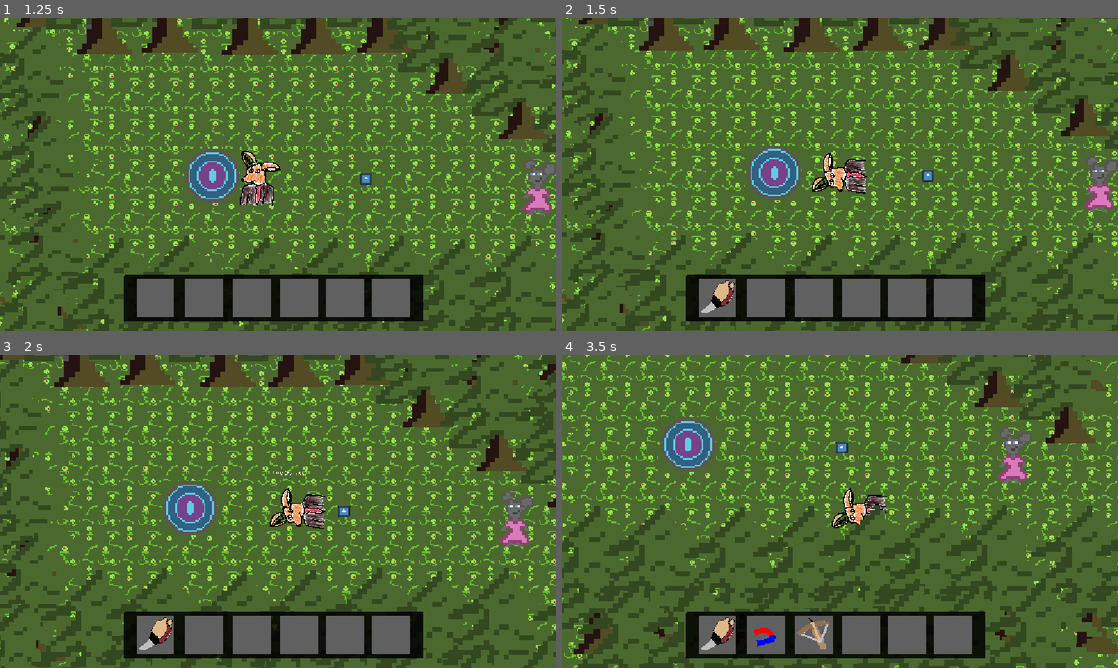
Above: before the commit, frames 1-4 (two rows, left to right).
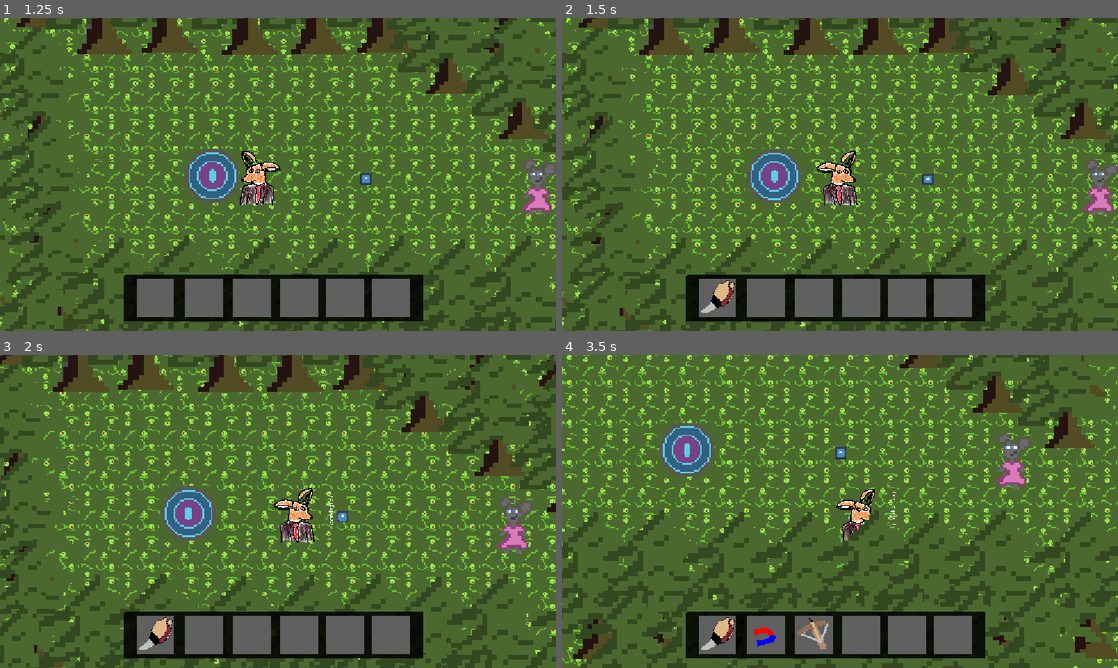
Above: after the commit, the same moments.

Repository: ygrecky/GameJam1
Game: Godot game, scene res://scenes/game_controller.tscn
Same seed, same stepped clock (60 frames per second), same inputs: the game is played once before the commit and once after it. The engine's default icon, where the game draws it, is replaced by a stand-in: a white triangle on a blue panel in a dark square.
Inputs (mouse positions are in pixels of both pictures, inside the frame that each line leads up to):
- Up to frame 1 (1.25 s): click (278, 215) at 0.5 s
- Up to frame 2 (1.5 s): hold Right (right) from 1.28 s (still down); hold 1 (Slot 1) from 1.28 s (still down)
- Up to frame 3 (2 s): keep holding Right (right); keep holding 1 (Slot 1)
- Up to frame 4 (3.5 s): release Right (right) at 2.03 s; release 1 (Slot 1) at 2.03 s; hold Down (down) 2.03-2.78 s; tap 2 (Slot 2) at 2.1 s; hold Right (right) from 2.78 s (still down); hold 3 (Slot 3) from 2.78 s (still down)

Frame 1 is identical in both runs. In frame 2, 26% of the frame differs, in the area x 0-100%, y 0-100%; in frame 3, 31%; in frame 4, 31%.

Commit message:
souris pnj

Diff:
--- /dev/null
+++ b/scenes/PNJ/souris.gd
@@ -0,0 +1,35 @@
+extends CharacterBody2D
+class_name Pnj
+
+@export var text_box: PackedScene
+
+
+var pnj_name = "Grand Maistre"
+var direction_x = -1
+var direction_y = 0
+var speed = 200
+
+var dialogue = [["test"],["test"],["aaaazaaaa"]]
+
+func ending_func() : pass
+@export var image_link : String
+@export var sprite : Sprite2D
+
+
+func talk_to():
+	var bdd = text_box.instantiate()
+	bdd.speakerPnj = self
+	bdd.dialogue = dialogue
+	bdd.speaker2 = pnj_name
+	bdd.sprite2 = $Sprite2D.texture
+	Global.game_controller.current_2d_scene.add_child.call_deferred(bdd)
+	bdd.ending_func = ending_func
+
+
+
+func _ready() -> void:
+	sprite.texture = load(image_link)
+	pass
+
+func _process(delta: float) -> void:
+	pass
--- /dev/null
+++ b/scenes/PNJ/souris.tscn
@@ -0,0 +1,22 @@
+[gd_scene format=3 uid="uid://caq46nj70doyh"]
+
+[ext_resource type="Script" uid="uid://bpysdqyk83l7s" path="res://scenes/PNJ/souris.gd" id="1_c72gr"]
+[ext_resource type="Texture2D" uid="uid://dy2mog5dvqljg" path="res://assets/Personnages/souris transp.png" id="2_c72gr"]
+
+[sub_resource type="RectangleShape2D" id="RectangleShape2D_ayuyq"]
+size = Vector2(86, 83)
+
+[node name="souris" type="CharacterBody2D" unique_id=281381040]
+z_index = 5
+position = Vector2(200, 200)
+scale = Vector2(1.66, 1.66)
+script = ExtResource("1_c72gr")
+
+[node name="CollisionShape2D" type="CollisionShape2D" parent="." unique_id=1291735682]
+position = Vector2(-5, 63.5)
+scale = Vector2(0.845, 0.845)
+shape = SubResource("RectangleShape2D_ayuyq")
+
+[node name="Sprite2D" type="Sprite2D" parent="." unique_id=156503641]
+scale = Vector2(6.395, 6.395)
+texture = ExtResource("2_c72gr")
--- a/scripts/player.gd
+++ b/scripts/player.gd
@@ -49,7 +49,7 @@
 	if(not(aimant_activé) or velocity == Vector2(0,0)):
 		if Input.is_action_pressed("left"):
 			direction_x = -1
-			rotation_degrees = 90
+			$Sprite2D.flip_h = false
 			$Node2D.rotation_degrees = -90
 			facing_x = -1
 			facing_y = 0
@@ -58,7 +58,7 @@
 
 		if Input.is_action_pressed("right"):
 			direction_x = 1
-			rotation_degrees = -90
+			$Sprite2D.flip_h = true
 			$Node2D.rotation_degrees = 90
 			facing_x = 1
 			facing_y = 0
@@ -66,7 +66,6 @@
 
 		if Input.is_action_pressed("down"):
 			direction_y = 1
-			rotation_degrees = 0
 			$Node2D.rotation_degrees = 0
 			facing_x = 0
 			facing_y = 1
@@ -74,7 +73,6 @@
 
 		if Input.is_action_pressed("up"):
 			direction_y = -1
-			rotation_degrees = 180
 			$Node2D.rotation_degrees = 180
 			facing_x = 0
 			facing_y = -1
Not shown, added: scenes/PNJ/souris.gd.uid
